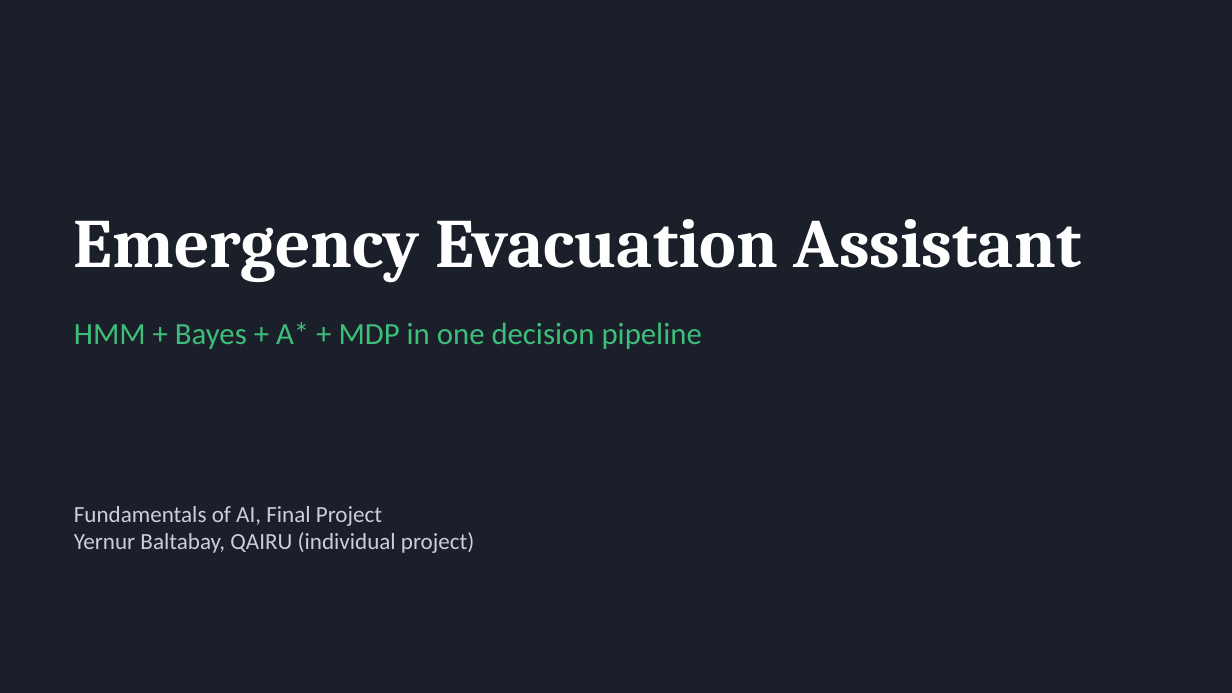
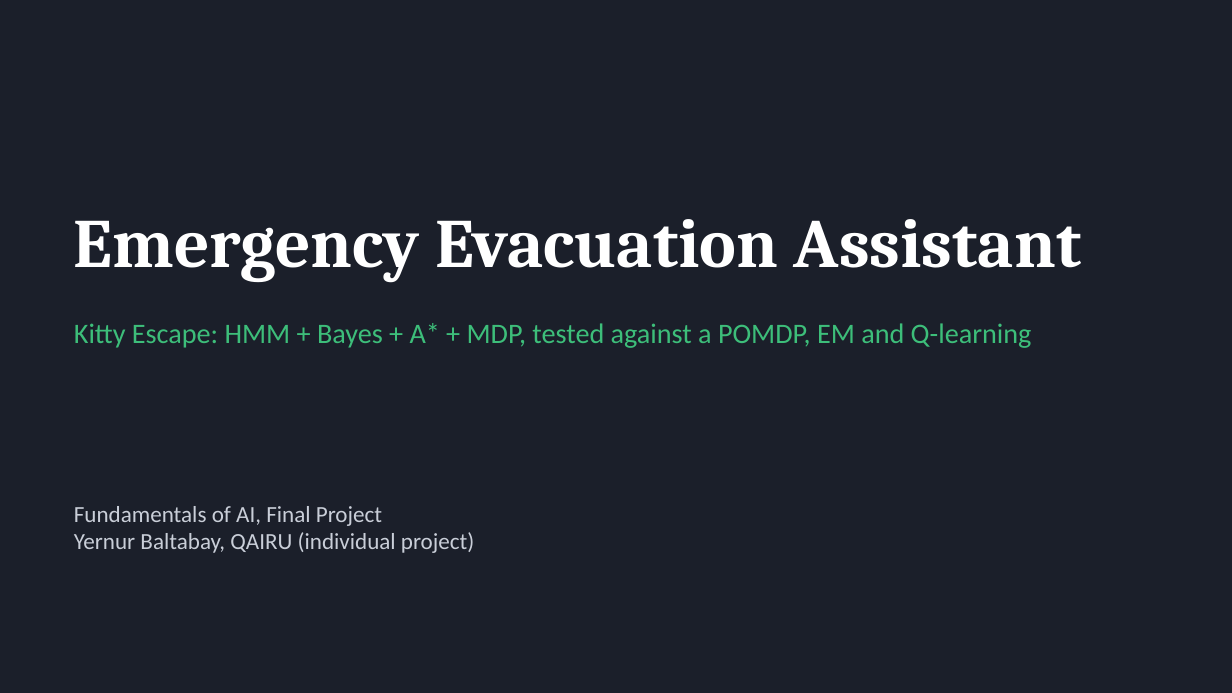
Before and after one commit to eerier79/evacuation-ai-assistant, a slide deck: slide 1 of docs/Presentation.pptx. Drawn at 1232x693 pixels with LibreOffice and Linux fonts; fonts in the diff are those of the drawing. Boxes give left, top, right and bottom in pixels: in the first picture for what was removed or moved away, otherwise in the second. Text is boxed around its words. In the diff, an @@ line names an element or a change of style, - is before the commit and + after.

```diff
--- a/docs/Presentation.pptx
+++ b/docs/Presentation.pptx
@@ text at (74, 323, 1032, 348): text changed; size 24 to 22 pt @@
-HMM + Bayes + A* + MDP in one decision pipeline
+Kitty Escape: HMM + Bayes + A* + MDP, tested against a POMDP, EM and Q-learning
```
Also in this commit, not shown: 4 other slides changed, 2 slides added, 2 slides removed, 36 other files.
